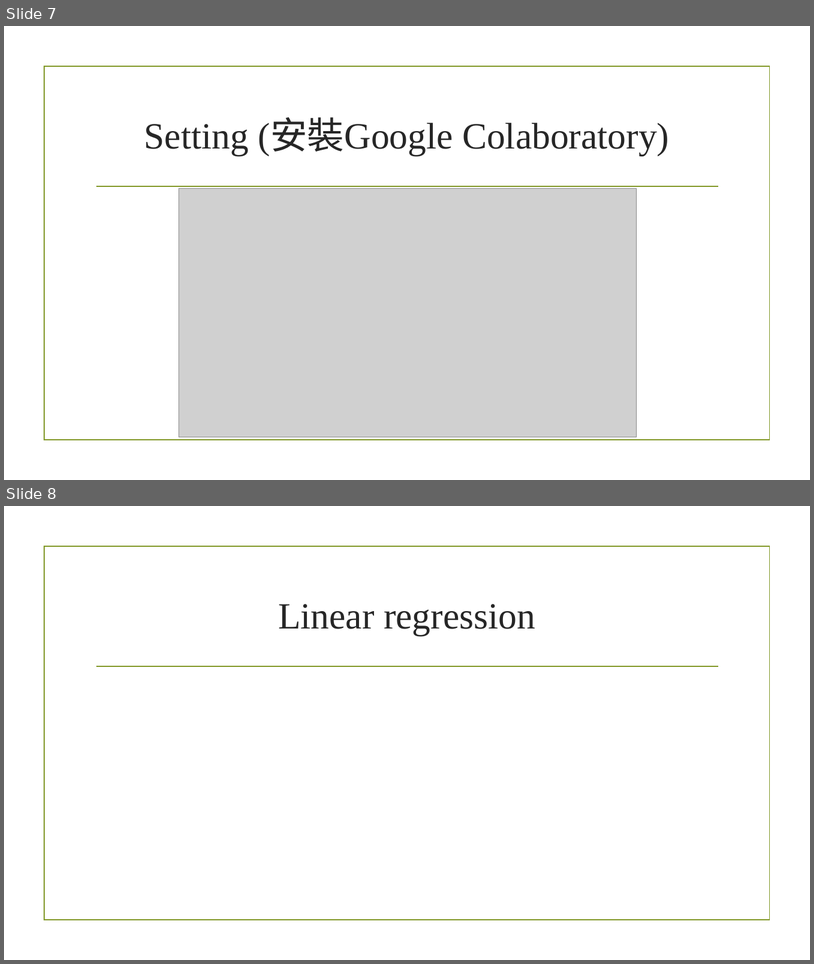
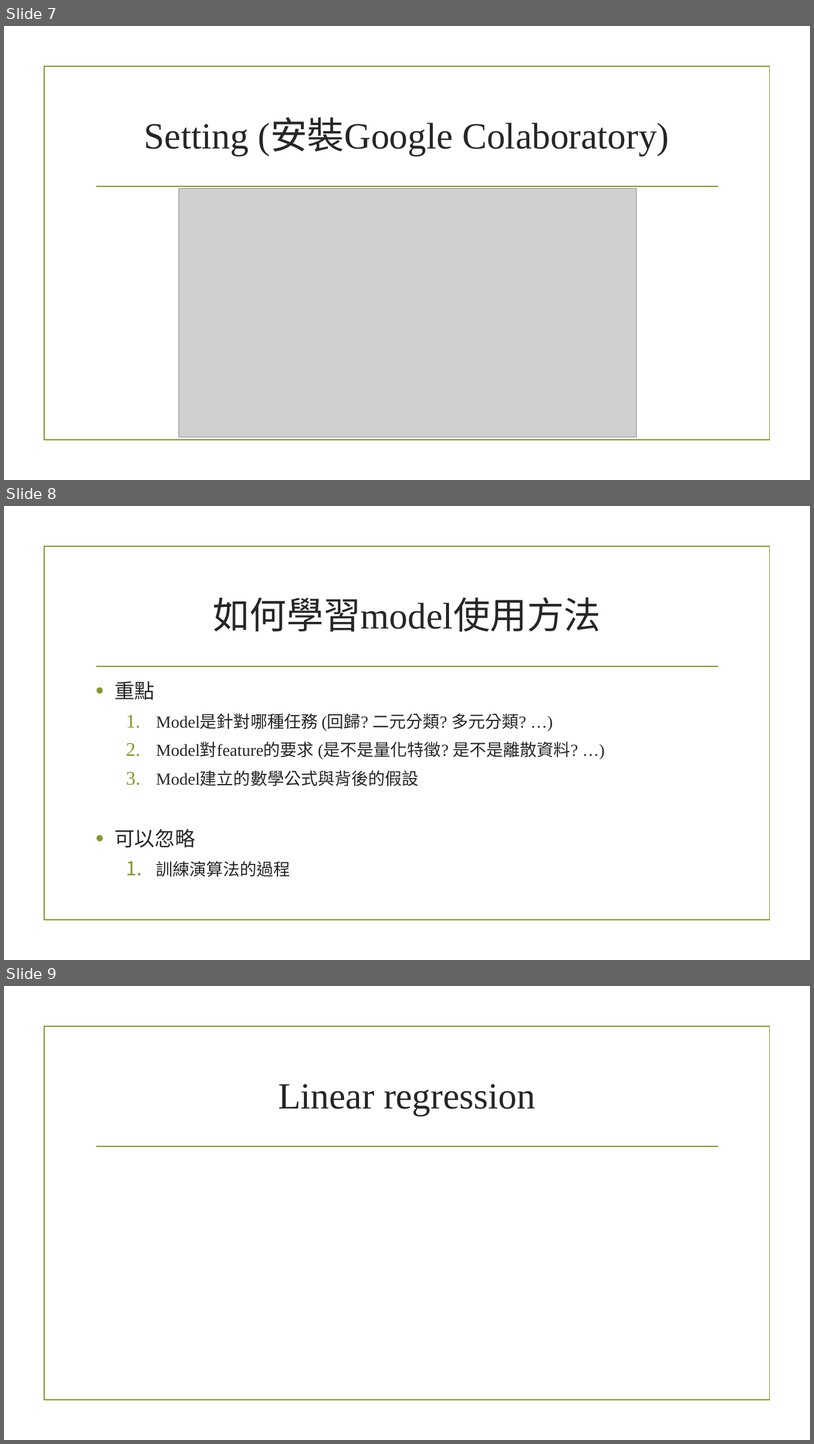
Before and after one commit to gama79530/ML_workshop, a slide deck: ML_workshop.pptx. Shown one above the other, each under a label of ours: slides 7 and 8 before the commit, slides 7, 8 and 9 after it. The pictures are 814x964 and 814x1444 pixels, drawn with LibreOffice and Linux fonts; fonts in the diff are those of the drawing; grey boxes stand for pictures; background and template pictures are left out. Boxes give left, top, right and bottom in pixels: in the first picture for what was removed or moved away, otherwise in the second. Text is boxed around its words. In the diff, an @@ line names an element or a change of style, - is before the commit and + after.

```diff
--- a/ML_workshop.pptx
+++ b/ML_workshop.pptx
@@ slide 8 added at (4, 506, 810, 960), background picture (left out); not listed: 2 template elements that a slide beside it also shows @@
@@ title added at (213, 597, 601, 631), 44 pt, text #262626 @@
+如何學習model使用方法
@@ text added at (114, 681, 578, 877), 20 pt, text #262626 @@
+• 重點
+  1. Model是針對哪種任務 (回歸? 二元分類? 多元分類? …)
+  2. Model對feature的要求 (是不是量化特徵? 是不是離散資料? …)
+  3. Model建立的數學公式與背後的假設
+• 可以忽略
+  1. 訓練演算法的過程
@@ what was slide 8 is now slide 9 @@
```
Also in this commit, not shown: 1 other slide added.
